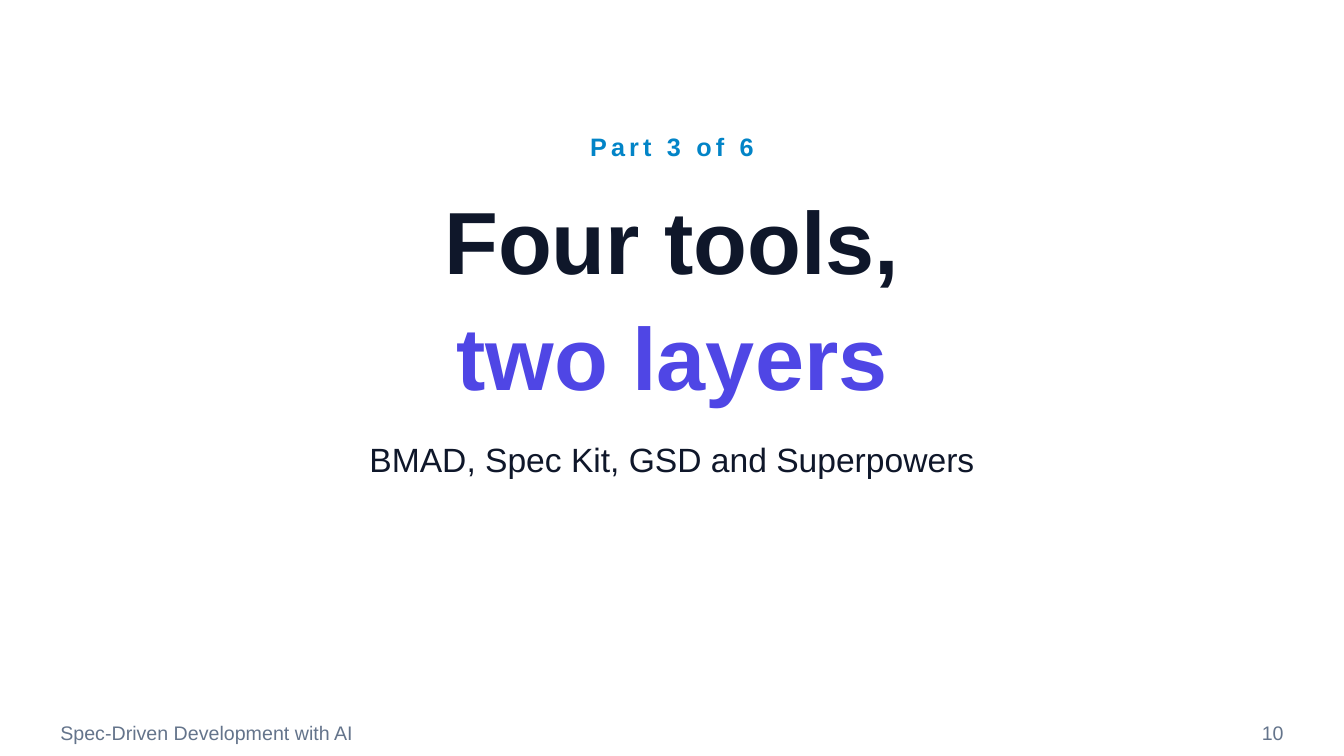
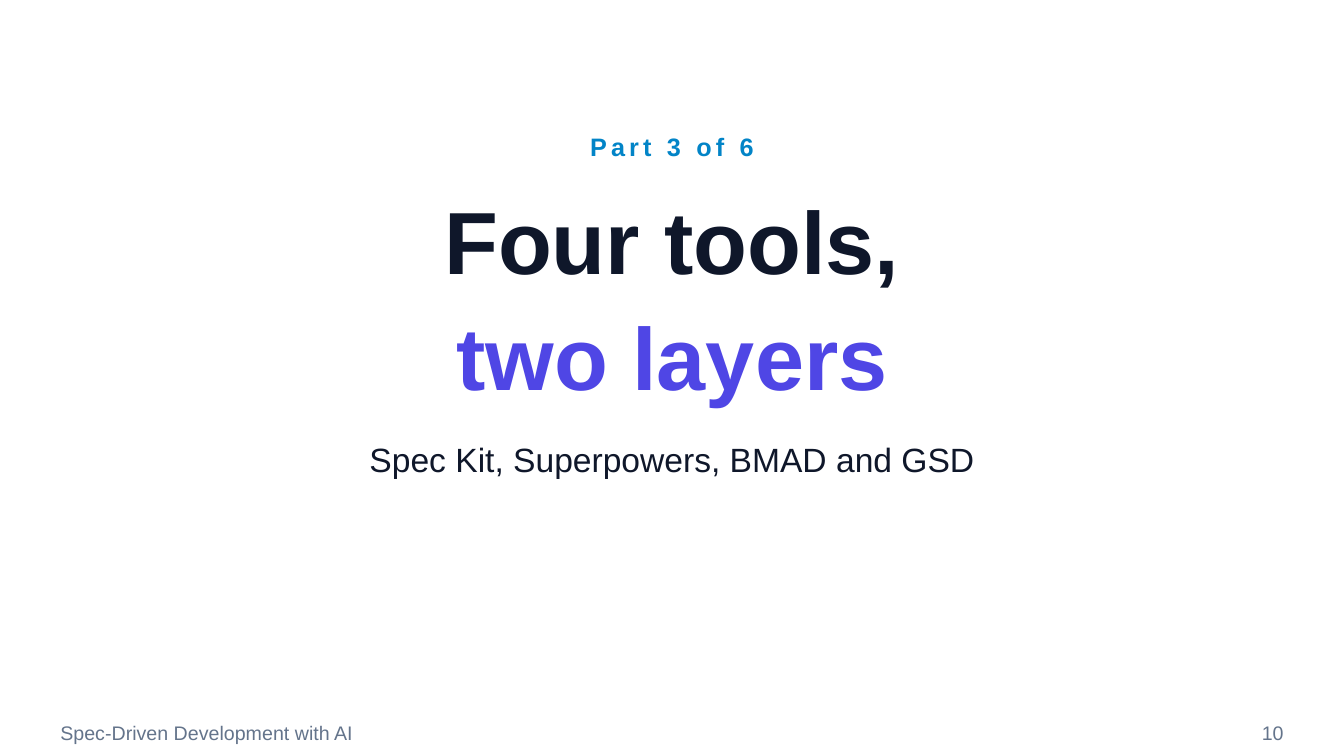
Before and after one commit to ronyronen/speckit-claude-presentation, a slide deck: slide 10 of presentation/speckit-workshop.pptx. Drawn at 1344x756 pixels with LibreOffice and Linux fonts; fonts in the diff are those of the drawing; background and template pictures are left out. Boxes give left, top, right and bottom in pixels: in the first picture for what was removed or moved away, otherwise in the second. Text is boxed around its words. In the diff, an @@ line names an element or a change of style, - is before the commit and + after.

```diff
--- a/presentation/speckit-workshop.pptx
+++ b/presentation/speckit-workshop.pptx
@@ text at box(369, 447, 974, 479): text changed @@
-BMAD, Spec Kit, GSD and Superpowers
+Spec Kit, Superpowers, BMAD and GSD
```
Also in this commit, not shown: 10 other slides changed, 7 other files.
